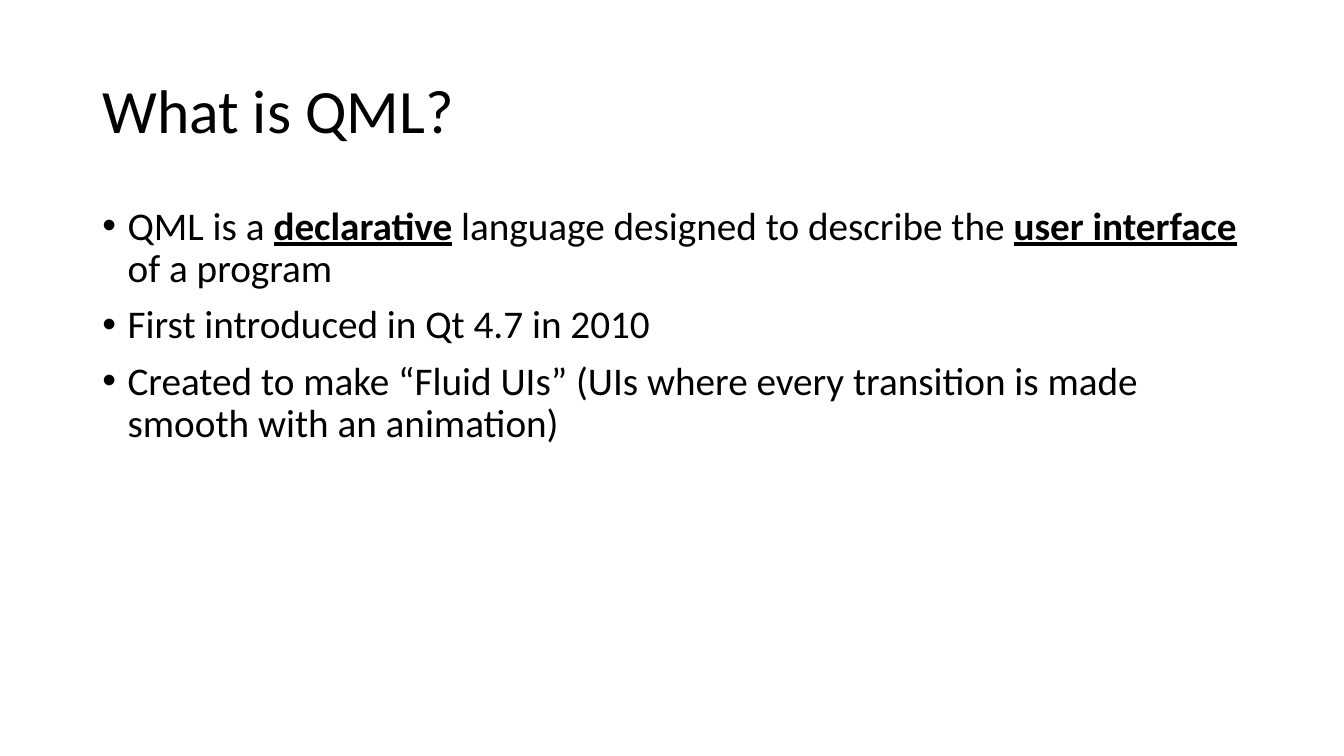
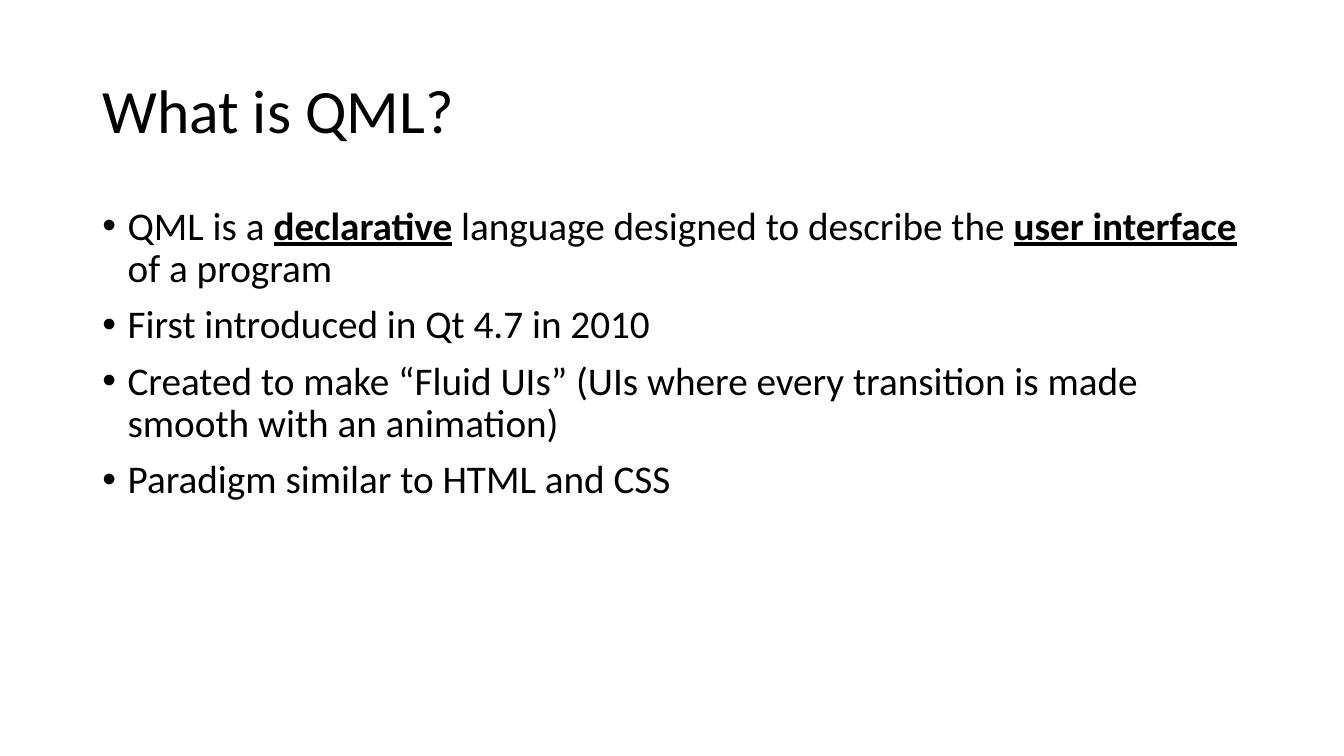
Before and after one commit to RudolfVonKrugstein/qml-presentation, a slide deck: slide 3 of Praesentation.pptx. Drawn at 1344x756 pixels with LibreOffice and Linux fonts; fonts in the diff are those of the drawing. Boxes give left, top, right and bottom in pixels: in the first picture for what was removed or moved away, otherwise in the second. Text is boxed around its words. In the diff, an @@ line names an element or a change of style, - is before the commit and + after.

```diff
--- a/Praesentation.pptx
+++ b/Praesentation.pptx
@@ text at <box>128,465,671,500</box>: paragraph added @@
+• Paradigm similar to HTML and CSS
```
Also in this commit, not shown: 2 other slides changed, 14 slides added.
